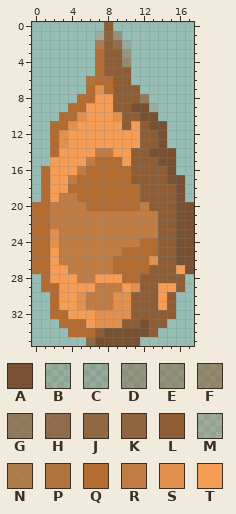
Pixel-art sprite -- media/items/whiskey.png. Above: the version before the commit.
The file is 18x36 pixels. Pixels under 10% opacity are left out. Colours within 5 levels of each other are drawn and written as one.
Palette (. is transparent): A #775132  B #8f5d3529  C #8f5d3533  D #8f5d3567  E #8f5d3572  F #8f5d358c  G #8f5d35af  H #8f5d35d1  J #8f5d35e2  K #8f5d35ec  L #8f5d35  M #b46b3036  N #b46b30c7  P #b46b30e2  Q #b46b30  R #c17c44  S #e1904d  T #f59c55
Pixels before, first column x 0:
 0 ........L.........
 1 .......MKE........
 2 .......NLHC.......
 3 .......QLLD.......
 4 .......QLLF.......
 5 .......QLLL.......
 6 ......PQQLL.......
 7 ......QSQLLL......
 8 .....QQTTLLLG.....
 9 ....QQTTTLLAAB....
10 ...QQSTTTSLLAA....
11 ..QQSTTTTTLTLAA...
12 ..QSTTTTTTTTLLA...
13 ..QSTTTTTTTTLLA...
14 ..QTTTTRRTTLLAAA..
15 ..TTTTRQQQTLLLAA..
16 .QTTTRQQQQQLLLLA..
17 .QTTRQQQQQQLLLLAA.
18 .QTTQQQQQQQQLLLLA.
19 .QTRRQQQQQQQLLLLA.
20 QQRRRRQQQQQQRLLLAA
21 QQRRRRRRRRRRRRLLAA
22 QQRRRRRRRRRRRRLLAA
23 QQSRRRRRRRRRRRLLAA
24 QQSRRRRRRRRRQQLLAA
25 QQTRRRRRRRQQQQLLAA
26 QQTRRRRRRQQQQSLLAA
27 QQTTRRRRRQQQQLLLTA
28 .QTTTRRTTTQQLLLLL.
29 .QQTTTTRRRTSLLTTL.
30 ..QTTSRRRSSLLLTL..
31 ..QTTSRRRSSLLLTL..
32 ..QQTTTSSSSLLLLL..
33 ...QQQTSSSLLALL...
34 ....QQQLAAAAAL....
35 ......JAAAAA......
New version:
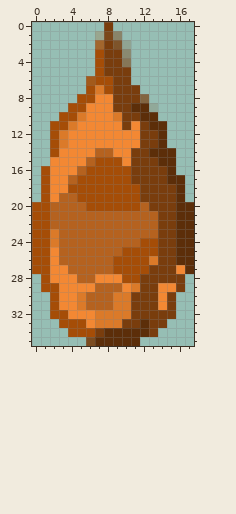
From old to new:
colour A: #775132 -> #5c2e09
colour B: #8f5d3529 -> #793d0d29
colour C: #8f5d3533 -> #793d0d33
colour D: #8f5d3567 -> #793d0d67
colour E: #8f5d3572 -> #793d0d72
colour F: #8f5d358c -> #793d0d8c
colour G: #8f5d35af -> #793d0daf
colour H: #8f5d35d1 -> #793d0dd1
colour J: #8f5d35e2 -> #793d0de2
colour K: #8f5d35ec -> #793d0dec
colour L: #8f5d35 -> #793d0d
colour M: #b46b3036 -> #a54d0736
colour N: #b46b30c7 -> #a54d07c7
colour P: #b46b30e2 -> #a54d07e2
colour Q: #b46b30 -> #a54d07
colour R: #c17c44 -> #b5621f
colour S: #e1904d -> #db7a29
colour T: #f59c55 -> #f38833
